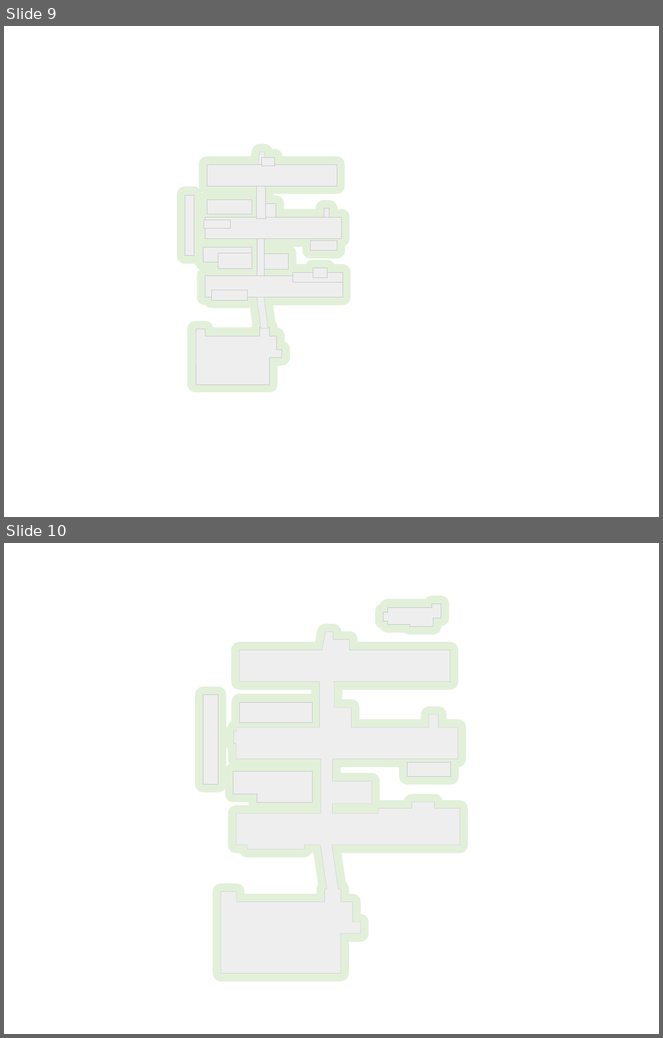
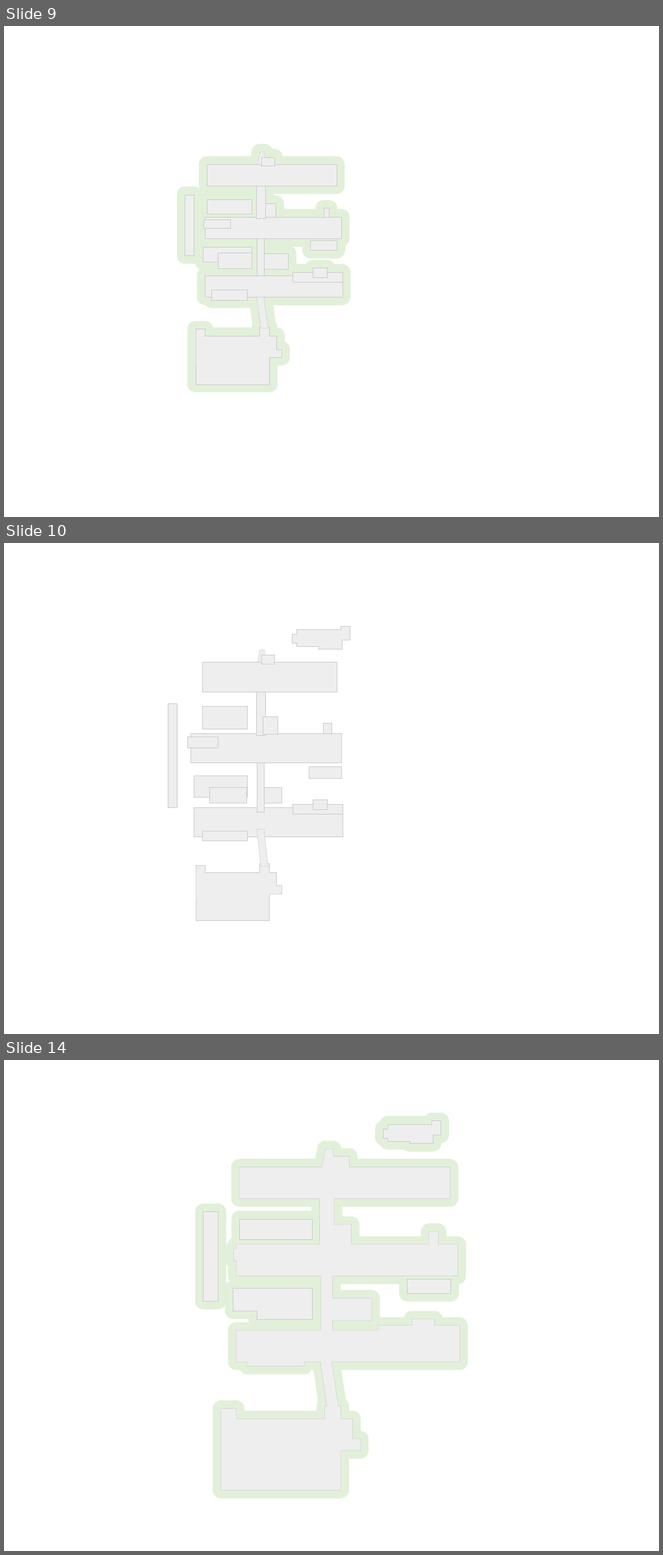
Before and after one commit to nearfactory/toinsai-kagaku, a slide deck: 2d/main.pptx. Shown one above the other, each under a label of ours: slides 9 and 10 before the commit, slides 9, 10 and 14 after it; the slides between them are not shown. The pictures are 663x1038 and 663x1555 pixels, drawn with LibreOffice and Linux fonts; fonts in the diff are those of the drawing. Boxes give left, top, right and bottom in pixels: in the first picture for what was removed or moved away, otherwise in the second. Text is boxed around its words. In the diff, an @@ line names an element or a change of style, - is before the commit and + after.

```diff
--- a/2d/main.pptx
+++ b/2d/main.pptx
@@ slide 10 added at (x1=4, y1=543, x2=659, y2=1034), background #FFFFFF @@
@@ freeform shape added at (x1=293, y1=626, x2=350, y2=649), fill #EEEEEE, outline #CCCCCC 0.5 pt @@
@@ freeform shape added at (x1=258, y1=650, x2=265, y2=663), fill #EEEEEE, outline #CCCCCC 0.5 pt @@
@@ rectangle added at (x1=261, y1=655, x2=274, y2=664), fill #EEEEEE, outline #CCCCCC 0.5 pt @@
@@ rectangle added at (x1=202, y1=663, x2=336, y2=692), fill #EEEEEE, outline #CCCCCC 0.5 pt @@
@@ rectangle added at (x1=256, y1=689, x2=265, y2=735), fill #EEEEEE, outline #CCCCCC 0.5 pt @@
@@ rectangle added at (x1=168, y1=704, x2=177, y2=808), fill #EEEEEE, outline #CCCCCC 0.5 pt @@
@@ rectangle added at (x1=202, y1=706, x2=247, y2=729), fill #EEEEEE, outline #CCCCCC 0.5 pt @@
@@ rectangle added at (x1=263, y1=717, x2=278, y2=734), fill #EEEEEE, outline #CCCCCC 0.5 pt @@
@@ rectangle added at (x1=187, y1=737, x2=218, y2=748), fill #EEEEEE, outline #CCCCCC 0.5 pt @@
@@ rectangle added at (x1=191, y1=733, x2=342, y2=763), fill #EEEEEE, outline #CCCCCC 0.5 pt @@
@@ rectangle added at (x1=323, y1=723, x2=332, y2=733), fill #EEEEEE, outline #CCCCCC 0.5 pt @@
@@ rectangle added at (x1=258, y1=756, x2=264, y2=813), fill #EEEEEE, outline #CCCCCC 0.5 pt @@
@@ rectangle added at (x1=194, y1=776, x2=247, y2=797), fill #EEEEEE, outline #CCCCCC 0.5 pt @@
@@ rectangle added at (x1=309, y1=767, x2=341, y2=779), fill #EEEEEE, outline #CCCCCC 0.5 pt @@
@@ rectangle added at (x1=209, y1=788, x2=247, y2=803), fill #EEEEEE, outline #CCCCCC 0.5 pt @@
@@ rectangle added at (x1=263, y1=788, x2=282, y2=803), fill #EEEEEE, outline #CCCCCC 0.5 pt @@
@@ rectangle added at (x1=194, y1=808, x2=343, y2=837), fill #EEEEEE, outline #CCCCCC 0.5 pt @@
@@ rectangle added at (x1=293, y1=804, x2=343, y2=815), fill #EEEEEE, outline #CCCCCC 0.5 pt @@
@@ rectangle added at (x1=313, y1=800, x2=327, y2=809), fill #EEEEEE, outline #CCCCCC 0.5 pt @@
@@ rectangle added at (x1=202, y1=831, x2=247, y2=841), fill #EEEEEE, outline #CCCCCC 0.5 pt @@
@@ parallelogram added at (x1=257, y1=830, x2=268, y2=867), fill #EEEEEE, outline #CCCCCC 0.5 pt @@
@@ freeform shape added at (x1=196, y1=864, x2=282, y2=921), fill #EEEEEE, outline #CCCCCC 0.5 pt @@
@@ what was slide 10 is now slide 14 @@
```
Also in this commit, not shown: 3 other slides added, 10 other files.
